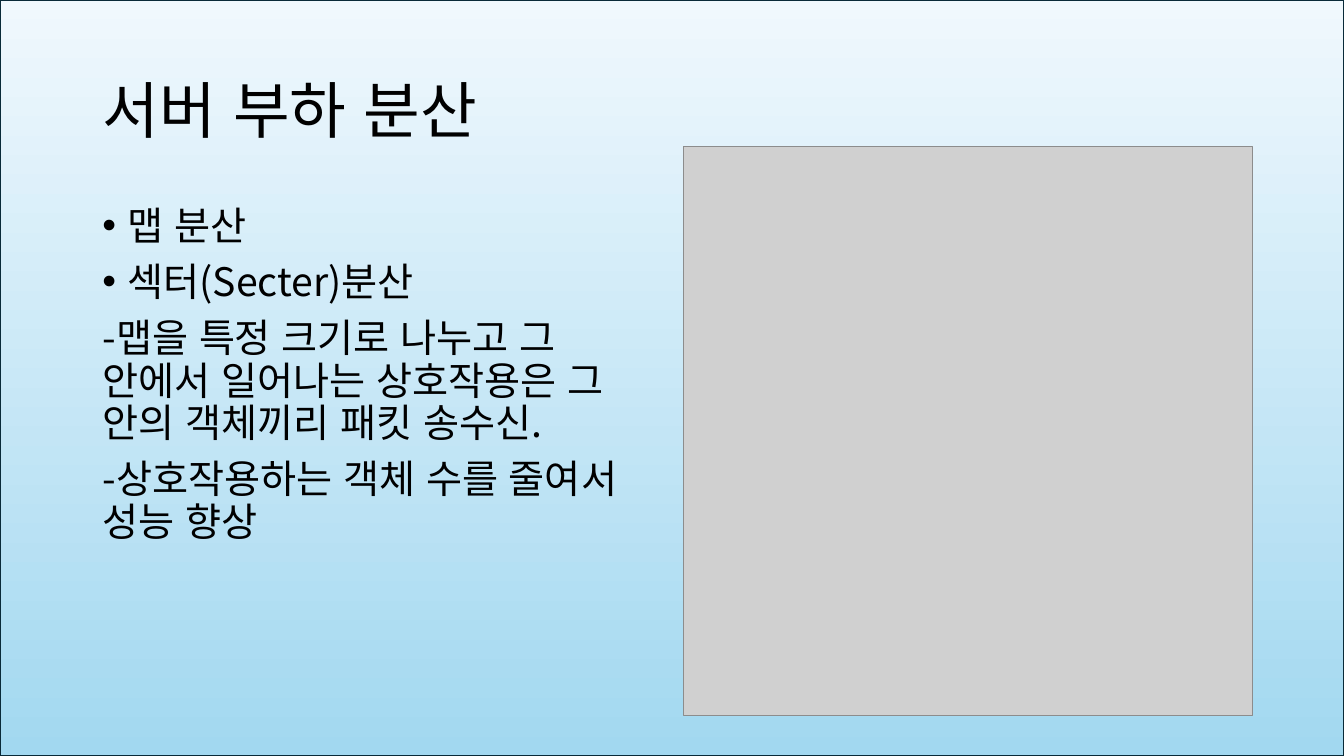
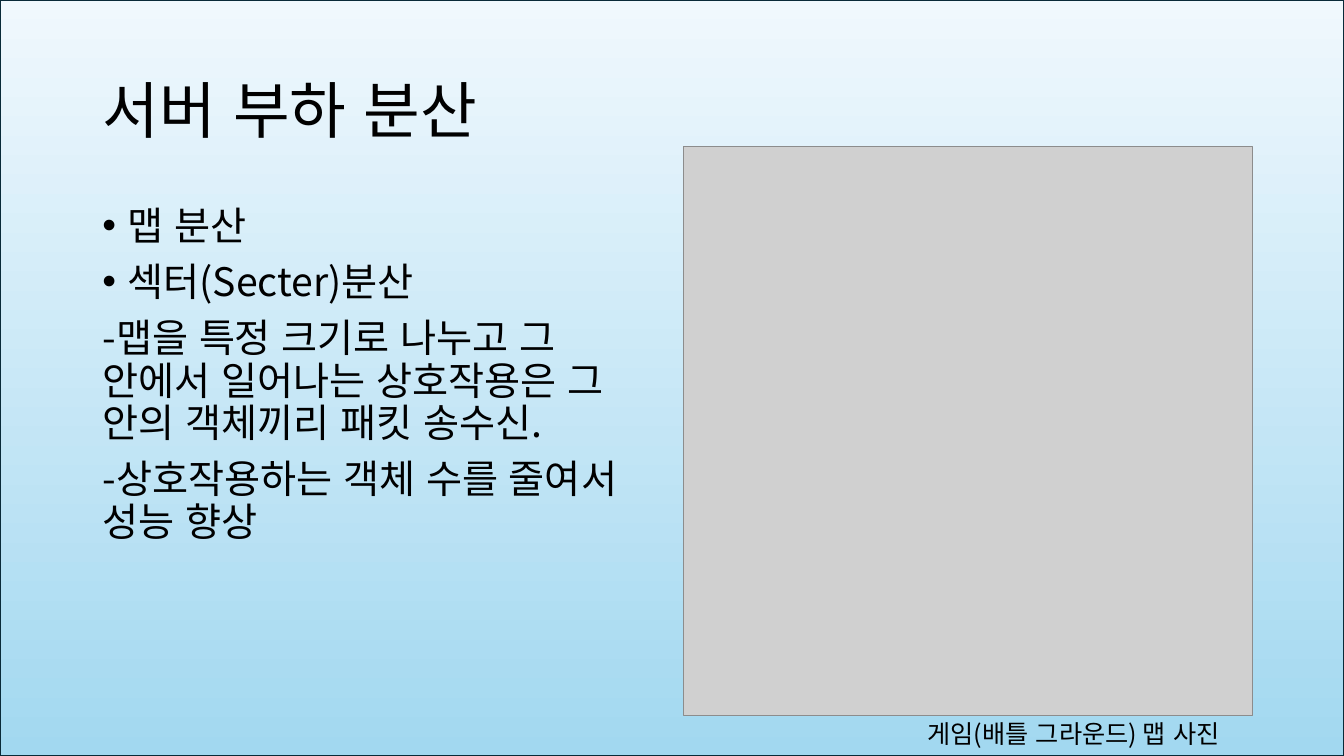
Before and after one commit to crapa36/Graduation-Project, a slide deck: slide 3 of Server/2025 졸업작품 중점 연구 주제.pptx. Drawn at 1344x756 pixels with LibreOffice and Linux fonts; fonts in the diff are those of the drawing; grey boxes stand for pictures. Boxes give left, top, right and bottom in pixels: in the first picture for what was removed or moved away, otherwise in the second. Text is boxed around its words. In the diff, an @@ line names an element or a change of style, - is before the commit and + after.

```diff
--- a/Server/2025 졸업작품 중점 연구 주제.pptx
+++ b/Server/2025 졸업작품 중점 연구 주제.pptx
@@ text added at (928, 722, 1219, 748), 18 pt, text #000000 @@
+게임(배틀 그라운드) 맵 사진
```
Also in this commit, not shown: 1 other slide changed.
